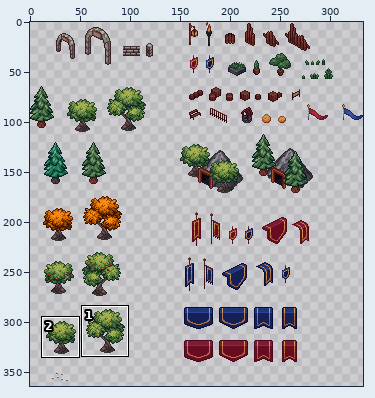
One commit to this sprite sheet: Assets/Sprites/Enviroment/Tiles/DECORATION_OBJECTS.png. Above, an overview of the earlier version with the close-up marked.
Close-up. Before the edit:
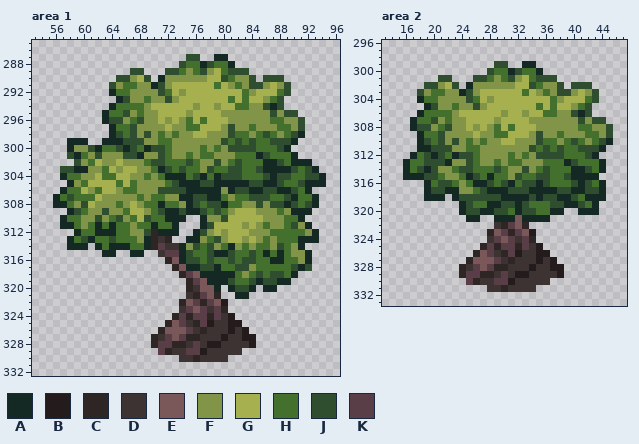
The file is 333x369 pixels. Colours within 5 levels of each other are drawn and written as one. Shown: area 1: x 53..96, y 285..332; area 2: x 13..47, y 296..333. The wide view leaves out empty margins. The commit also changed other parts of the picture, which this record leaves out.
Palette (. is transparent): A #152924  B #241b1c  C #2e2525  D #3d3333  E #7a5859  F #819447  G #a6b04f  H #44702d  J #2f4d2f  K #593e47
Pixels before, area 1, first column x 56:
287 ...................JJ..AA..............
288 ..................JHHAJHHA.............
289 ...........JJ...JJHFHJFGHJJJ...........
290 .........JJFGJ.AFFFFFFGGJHFFJ.JJJ......
291 ........JFHHFFAJFGGGGGGHGFHFJJFGFJ.....
292 ........AHHFFFFJHGFGGGGGGGGHFGGGHJ.....
293 .........AJFFHFFJFGGGGGGGHGHGGFHJ......
294 ........AHHHHFGGGGGGFGGFGGHHFFJAJ......
295 .......AHHJFHFFGGGGFGGGGFFFFFFFJFJJ....
296 .......AJJFHJFFGFGFHGHGGGFFFFFFHHFFJ...
297 ........AHHJFFFFGFFHHGGGFJFFHFFFHHFJ...
298 ........AJHJFJFHFHFFGGFFFJHHFHJHFHJA...
299 ..AAA..AAAJJJFFHHFFFFFFFJHJHJHHJJJA....
300 ..AFFJAHHJAJHAJJHFFFFHFHFJJJJHHHJA.....
301 ..JAHFJFFFJJAFFJHFFHFHHFFFHHHAJHHHA....
302 ...JFHGFFGFFFHJJHHHJHFFJFHJHHHAAJHAAA..
303 .JJAAFFHGFGGFFHAJHJHHFJHHJJHHJAAAAJHJA.
304 .AHHFFGHHGGFFHFHAAAHJAHAJJJHHHJAJJHHJJA
305 ..AFHGGGGHGHFFFFHJAAAJJAAAAAJJAAJHHJAAA
306 .AHHGFHGGFHHFFFJJJJAAAAAFAJJAAJJAAJHA..
307 AHJHHHGFFFFFHFHHFFAAJJAAHFHHJJJHHJAHHA.
308 AAHFJGFFFHFGFHHAHHFAJHJJAHHFFJFJJAJHJA.
309 ..AJHFFJFFHGGFHJAAJAAJHJHFGGGFFFHFAAA..
310 .AHHFFJFHJFHGJHHAAA..AFFJGGGGGFFFHHA...
311 .AAHFHAHAHHFHHAHHA...AJGGGGFGFHFFHJFA..
312 ...AHHAAAHHFFJCAAA..AJFGFGGGFFFHHHHHFA.
313 ..AHJAHHJHHHFACDC..AAFHJFGGFGFHFHHHAAA.
314 ..AAA.AHAAAHHACKDDAFJHJFHAFHFHHFJHFA...
315 .......AA..AA..DKKAJHHJAAJHHJHAHAHFFA..
316 ................CEAJJHJHHJHJJHHAAHHFA..
317 .................CEAAJJAHHJJFHHHHHJAJ..
318 ..................CKEAAAAAHFHJHJJHA....
319 ...................CKEAAAJHHJAJJAA.....
320 ...................CDEEA.AJJA.AA.......
321 ...................DCKEC..AA...........
322 ..................CEKCKEB..............
323 ..................DKEKDKC..............
324 .................CKCKKCKDB.............
325 ................CEKDCKBDDBB............
326 ...............CEEEKDCDDDBDB...........
327 ..............CDKEKCCDDDBDDBB..........
328 ..............CKKCCDKDBBDDDDB..........
329 ...............KCDDKKBDDDDD............
330 ..................DDCDDDD..............
Pixels before, area 2, first column x 16:
299 .............JJ..AA...........
300 ............JHHAJHHA..........
301 .....JJ...JJHFHJFGHJJJ........
302 ...JJFGJ.AFFFFFFGGJHFFJ.JJJ...
303 ..JFHHFFAJFGGGGGGHGFHFJJFGFJ..
304 ..AHHFFFFJHGFGGGGGGGGHFGGGHJ..
305 ...AJFFHFFJFGGGGGGGHGHGGFHJ...
306 ..AHHHHFGGGGGGFGGFGGHHFFJAJ...
307 .AHHJFHFFGGGGFGGGGFFFFFFFJFJJ.
308 .AJJFHJFFGFGFHGHGGGFFFFFFHHFFJ
309 ..AHHJFFFFGFFHHGGGFJFFHFFFHHFJ
310 ..AJHJFJFHFHFFGGFFFJHHFHJHFHJA
311 ..AAJJJFFHHFFFFFFFJHJHJHHJJJA.
312 .AHJAJHAJJHFFFFHFHFJJJJHHHJA..
313 AHHJJJAFFJHFFHFHHFFFHHHAJHHHA.
314 AHJAJFFHJJHHHJHFFJFHJHHHAAJHA.
315 AAAJJHFFHAJHAHHFJHHJJHHJAAAA..
316 ...AHJJHFHAAJHJAHJJAJHHHJAJHA.
317 ...AJJAAFFHJAAAJJJAAAAJJAAJJA.
318 ...AAA.AJJJJJJAAAAJAJJAAJHAAA.
319 ........AJHHAAJJAJHHHJJAAJHA..
320 ........AJJAAJJHAJJHHAA..AAA..
321 .........AA..AAAEAAAA.........
322 .............DCKEC............
323 ............CEKCKEB...........
324 ............DKEKDKC...........
325 ...........CKCKKCKDB..........
326 ..........CEKDCKBDDBB.........
327 .........CEEEKDCDDDBDB........
328 ........CDKEKCCDDDBDDBB.......
329 ........CKKCCDKDBBDDDDB.......
330 .........KCDDKKBDDDDD.........
331 ............DDCDDDD...........
The result:
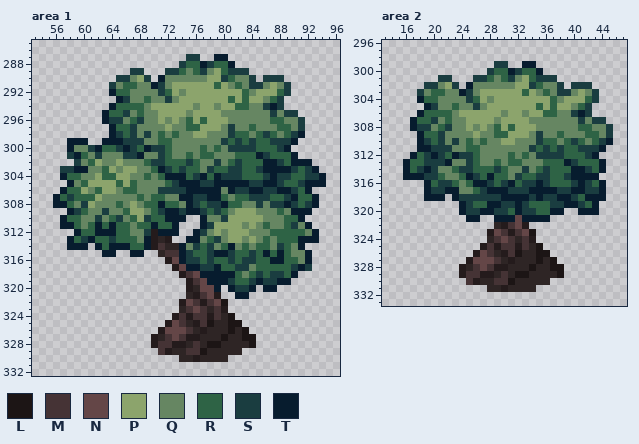
Colours new in this view: L #1c1515  M #453335  N #644647  P #8ca46c  Q #668662  R #2e6345  S #1a3d40  T #071c2e
The edit:
Changed rows in their new state; - is an unchanged pixel.
Area 1:
first column x 56:
287 -------------------SS--TT--------------
288 ------------------SRRTSRRT-------------
289 -----------SS---SSRQRSQPRSSS-----------
290 ---------SSQPS-TQQQQQQPPSRQQS-SSS------
291 --------SQRRQQTSQPPPPPPRPQRQSSQPQS-----
292 --------TRRQQQQSRPQPPPPPPPPRQPPPRS-----
293 ---------TSQQRQQSQPPPPPPPRPRPPQRS------
294 --------TRRRRQPPPPPPQPPQPPRRQQSTS------
295 -------TRRSQRQQPPPPQPPPPQQQQQQQSQSS----
296 -------TSSQRSQQPQPQRPRPPPQQQQQQRRQQS---
297 --------TRRSQQQQPQQRRPPPQSQQRQQQRRQS---
298 --------TSRSQSQRQRQQPPQQQSRRQRSRQRST---
299 --TTT--TTTSSSQQRRQQQQQQQSRSRSRRSSST----
300 --TQQSTRRSTSRTSSRQQQQRQRQSSSSRRRST-----
301 --STRQSQQQSSTQQSRQQRQRRQQQRRRTSRRRT----
302 ---SQRPQQPQQQRSSRRRSRQQSQRSRRRTTSRTTT--
303 -SSTTQQRPQPPQQRTSRSRRQSRRSSRRSTTTTSRST-
304 -TRRQQPRRPPQQRQRTTTRSTRTSSSRRRSTSSRRSST
305 --TQRPPPPRPRQQQQRSTTTSSTTTTTSSTTSRRSTTT
306 -TRRPQRPPQRRQQQSSSSTTTTTQTSSTTSSTTSRT--
307 TRSRRRPQQQQQRQRRQQTTSSTTRQRRSSSRRSTRRT-
308 TTRQSPQQQRQPQRRTRRQTSRSSTRRQQSQSSTSRST-
309 --TSRQQSQQRPPQRSTTSTTSRSRQPPPQQQRQTTT--
310 -TRRQQSQRSQRPSRRTTT--TQQSPPPPPQQQRRT---
311 -TTRQRTRTRRQRRTRRT---TSPPPPQPQRQQRSQT--
312 ---TRRTTTRRQQSBTTT--TSQPQPPPQQQRRRRRQT-
313 --TRSTRRSRRRQTBCB--TTQRSQPPQPQRQRRRTTT-
314 --TTT-TRTTTRRTBMCCTQSRSQRTQRQRRQSRQT---
315 -------TT--TT--CMMTSRRSTTSRRSRTRTRQQT--
316 ----------------BNTSSRSRRSRSSRRTTRRQT--
317 -----------------BNTTSSTRRSSQRRRRRSTS--
318 ------------------BMNTTTTTRQRSRSSRT----
319 -------------------BMNTTTSRRSTSSTT-----
320 -------------------BCNNT-TSST-TT-------
321 -------------------CBMNB--TT-----------
322 ------------------BNMBMNL--------------
323 ------------------CMNMCMB--------------
324 -----------------BMBMMBMCL-------------
325 ----------------BNMCBMLCCLL------------
326 ---------------BNNNMCBCCCLCL-----------
327 --------------BCMNMBBCCCLCCLL----------
328 --------------BMMBBCMCLLCCCCL----------
329 ---------------MBCCMMLCCCCC------------
330 ------------------CCBCCCC--------------
Area 2:
first column x 16:
299 -------------SS--TT-----------
300 ------------SRRTSRRT----------
301 -----SS---SSRQRSQPRSSS--------
302 ---SSQPS-TQQQQQQPPSRQQS-SSS---
303 --SQRRQQTSQPPPPPPRPQRQSSQPQS--
304 --TRRQQQQSRPQPPPPPPPPRQPPPRS--
305 ---TSQQRQQSQPPPPPPPRPRPPQRS---
306 --TRRRRQPPPPPPQPPQPPRRQQSTS---
307 -TRRSQRQQPPPPQPPPPQQQQQQQSQSS-
308 -TSSQRSQQPQPQRPRPPPQQQQQQRRQQS
309 --TRRSQQQQPQQRRPPPQSQQRQQQRRQS
310 --TSRSQSQRQRQQPPQQQSRRQRSRQRST
311 --TTSSSQQRRQQQQQQQSRSRSRRSSST-
312 -TRSTSRTSSRQQQQRQRQSSSSRRRST--
313 TRRSSSTQQSRQQRQRRQQQRRRTSRRRT-
314 TRSTSQQRSSRRRSRQQSQRSRRRTTSRT-
315 TTTSSRQQRTSRTRRQSRRSSRRSTTTT--
316 ---TRSSRQRTTSRSTRSSTSRRRSTSRT-
317 ---TSSTTQQRSTTTSSSTTTTSSTTSST-
318 ---TTT-TSSSSSSTTTTSTSSTTSRTTT-
319 --------TSRRTTSSTSRRRSSTTSRT--
320 --------TSSTTSSRTSSRRTT--TTT--
321 ---------TT--TTTNTTTT---------
322 -------------CBMNB------------
323 ------------BNMBMNL-----------
324 ------------CMNMCMB-----------
325 -----------BMBMMBMCL----------
326 ----------BNMCBMLCCLL---------
327 ---------BNNNMCBCCCLCL--------
328 --------BCMNMBBCCCLCCLL-------
329 --------BMMBBCMCLLCCCCL-------
330 ---------MBCCMMLCCCCC---------
331 ------------CCBCCCC-----------
